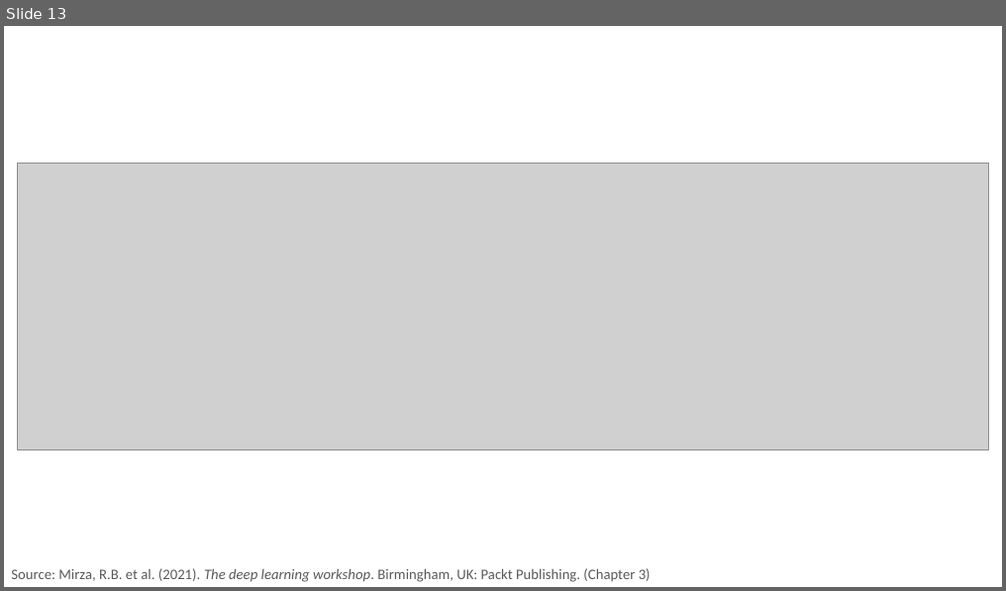
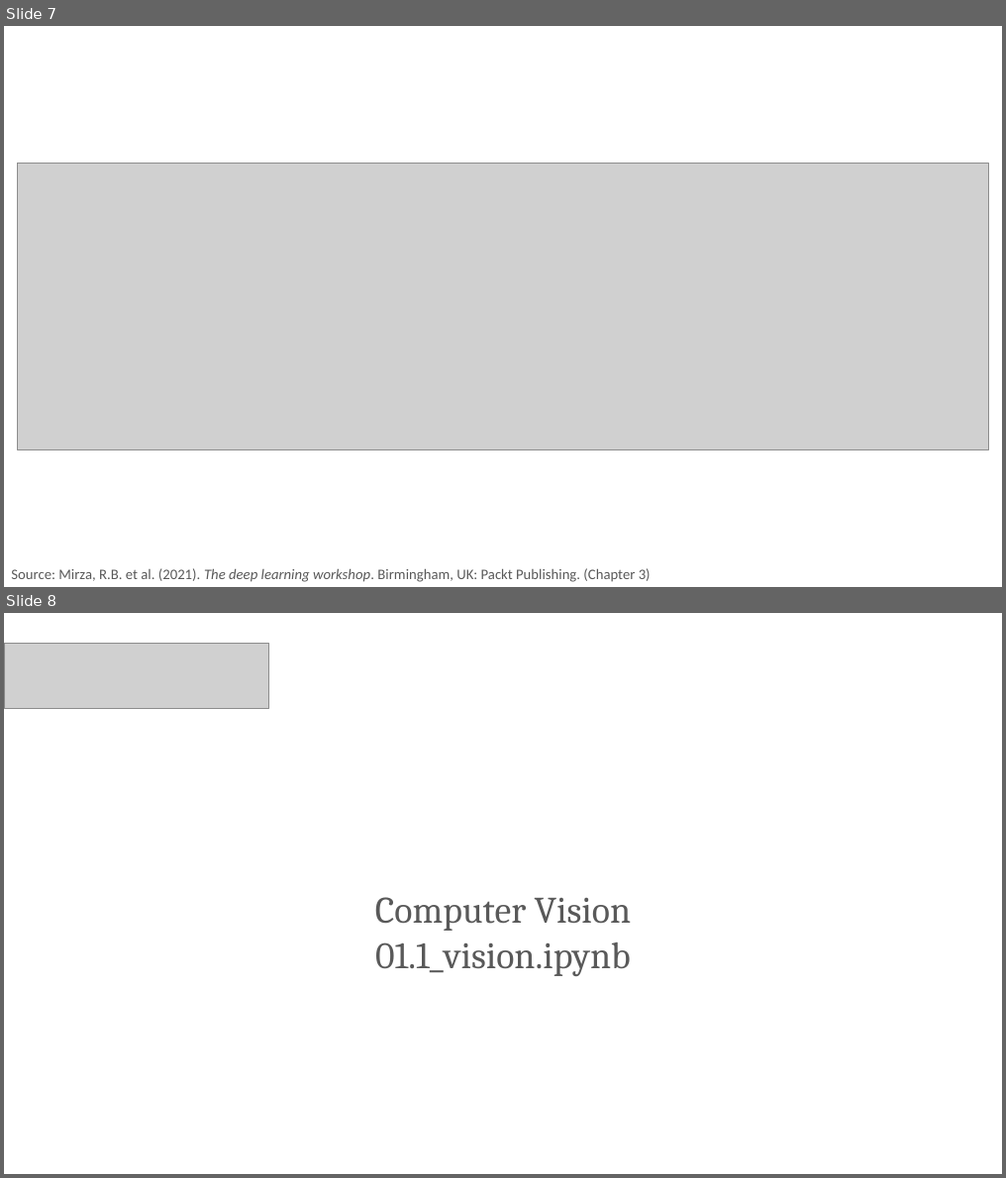
Before and after one commit to PracticumAI/cnn, a slide deck: presentations/01_cnn_intro.pptx. Shown one above the other, each under a label of ours: slide 13 before the commit, slides 7 and 8 after it. The pictures are 1006x591 and 1006x1178 pixels, drawn with LibreOffice and Linux fonts; fonts in the diff are those of the drawing; grey boxes stand for pictures. Boxes give left, top, right and bottom in pixels: in the first picture for what was removed or moved away, otherwise in the second. Text is boxed around its words. In the diff, an @@ line names an element or a change of style, - is before the commit and + after.

Commit message:
Added 01.1_vision notebook + multiple presentation updates.

```diff
--- a/presentations/01_cnn_intro.pptx
+++ b/presentations/01_cnn_intro.pptx
@@ slide 8 added at (4, 613, 1002, 1174), background #FFFFFF @@
@@ picture added at (4, 643, 269, 709) @@
@@ text added at (375, 897, 632, 976), 36 pt, text #595959 @@
+Computer Vision
+01.1_vision.ipynb
@@ what was slide 13 is now slide 7 @@
```
Also in this commit, not shown: 1 slide changed, 5 other slides added, 2 slides removed, 4 other files.
